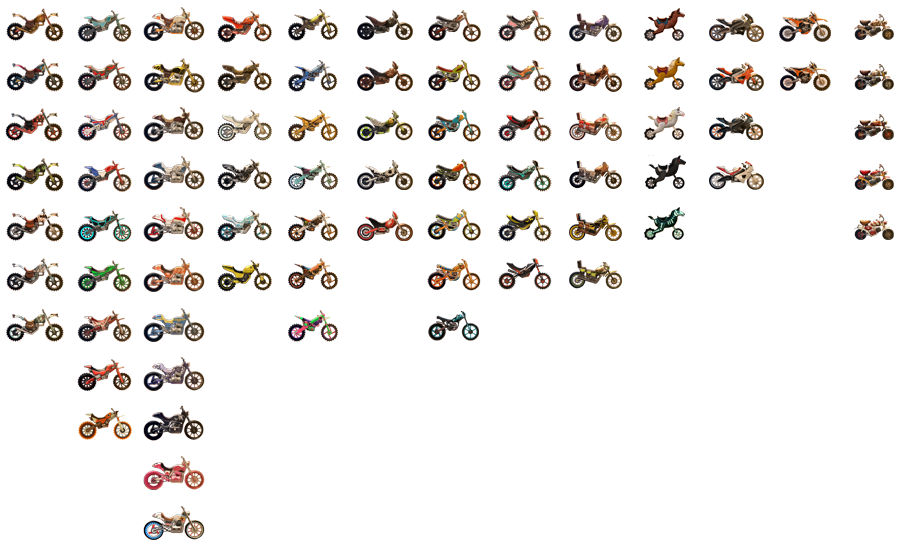
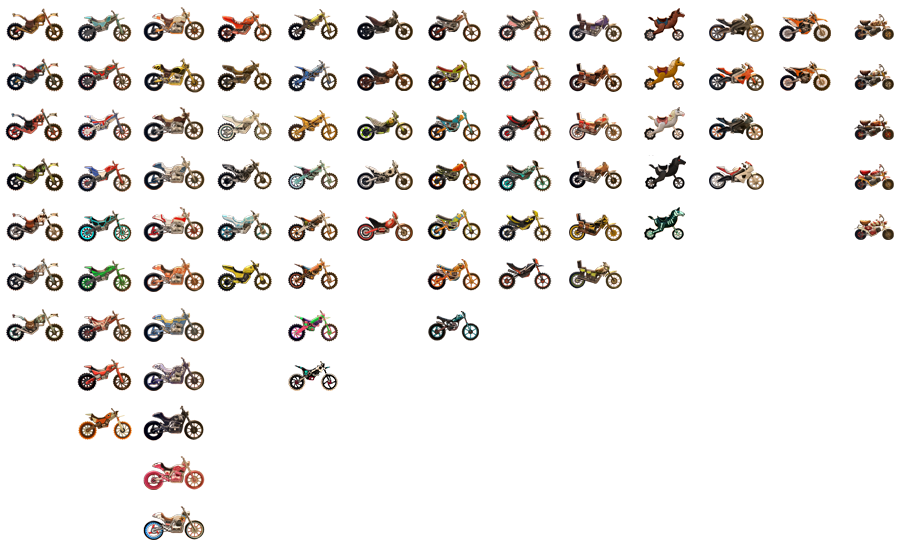
Layers edited between the first and the second w=910, h=550 image:
added layer "09-dealbreaker" in group "mantis" over box(288, 361, 338, 391)
